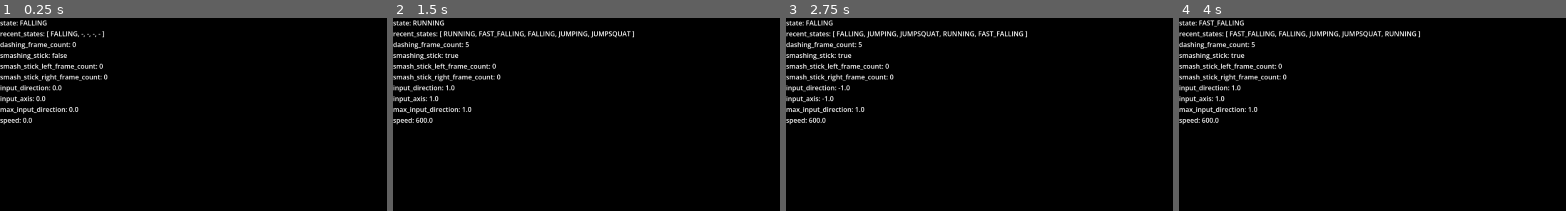
Above: before the commit, frames 1-4 (left to right).
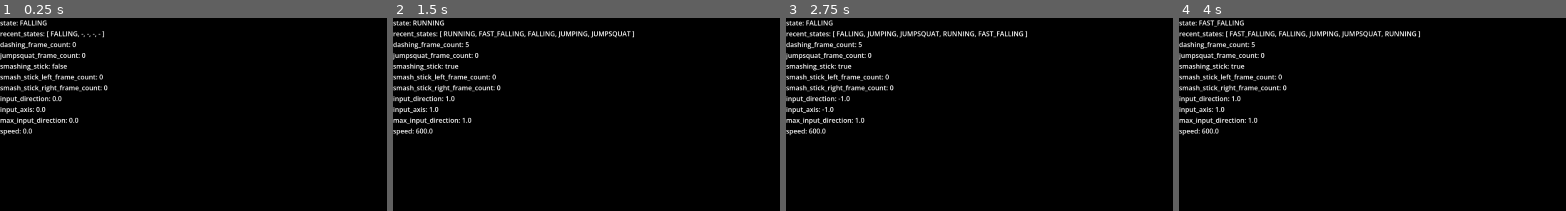
Above: after the commit, the same moments.

Repository: ninjajon5/godot_platformer
Game: Godot game, scene res://main.tscn
Same seed, same stepped clock (60 frames per second), same inputs: the game is played once before the commit and once after it.
Inputs:
- Up to frame 1 (0.25 s): no input
- Up to frame 2 (1.5 s): hold D (right) from 0.53 s (still down); tap Space (jump) at 0.6, 0.77, 1.07 s; tap S (crouch) at 1.35 s
- Up to frame 3 (2.75 s): tap Space (jump) at 1.52, 1.55, 1.82, 2.1 s; release D (right) at 2.03 s; hold A (left) from 2.03 s (still down)
- Up to frame 4 (4 s): tap Enter at 2.75 s; release A (left) at 2.78 s; hold D (right) from 2.78 s (still down); tap S (crouch) at 2.85 s; tap Space (jump) at 3.02, 3.05, 3.32, 3.5, 3.6, 3.77 s
The pictures show only the part of the screen within x 0-50%, y 0-50%; the shares and areas given below are measured in that part.

The runs differ from the first frame. In frame 1, 2.8% of the frame differs, in the area x 0-28%, y 18-61%; in frame 2, 2.8%; in frame 3, 2.8%; in frame 4, 2.8%.

Commit message:
red test for stuck in jumpsquat

Diff:
--- a/debug.gd
+++ b/debug.gd
@@ -15,6 +15,7 @@
 	text = "state: %s
 	recent_states: [ %s, %s, %s, %s, %s ]
 	dashing_frame_count: %s
+	jumpsquat_frame_count: %s
 	smashing_stick: %s
 	smash_stick_left_frame_count: %s
 	smash_stick_right_frame_count: %s
@@ -25,6 +26,7 @@
 		state,
 		recent_states[0], recent_states[1], recent_states[2], recent_states[3], recent_states[4],
 		player.dashing_frame_count,
+		player.jumpsquat_frame_count,
 		player.inputs.smashing_stick,
 		player.inputs.smash_stick_left_frame_count,
 		player.inputs.smash_stick_right_frame_count,
--- a/test/test_player_airborne.gd
+++ b/test/test_player_airborne.gd
@@ -100,6 +100,15 @@
 	assert_true(player.velocity.y < 0)
 
 
+func test_jumpsquat_frame_count_above_jumpsquat_frames_causes_jumping_state() -> void:
+	player.state = Player.State.JUMPSQUAT
+	player.jumpsquat_frame_count = player.JUMPSQUAT_FRAMES + 10
+	player._apply_inputs_depending_on_state()
+
+	assert_true(player.state == Player.State.JUMPING)
+	assert_true(player.velocity.y < 0)
+
+
 func test_y_velocity_with_no_input_leads_to_slowing_by_gravity() -> void:
 	player.velocity.y = -100
 	player.on_floor = false
